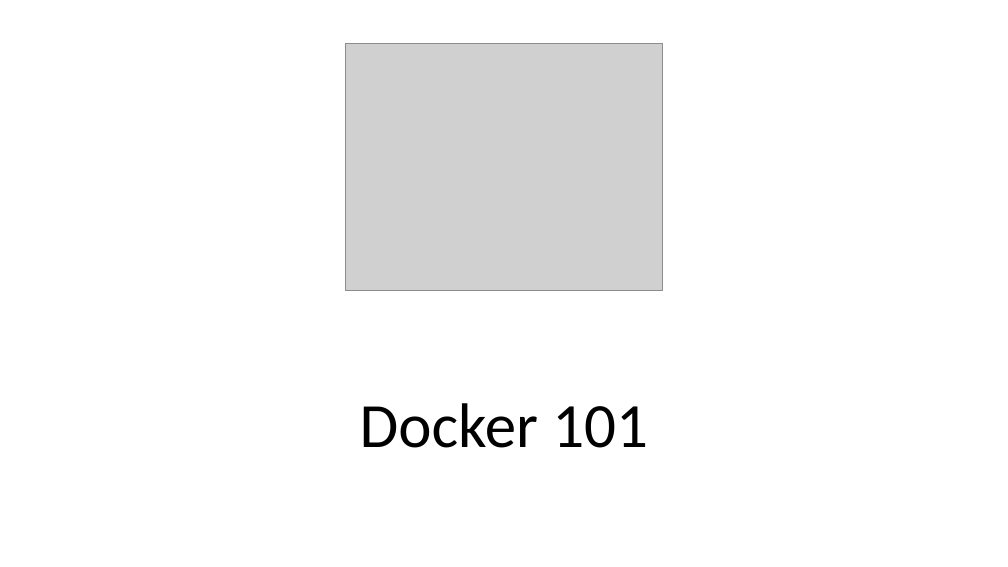
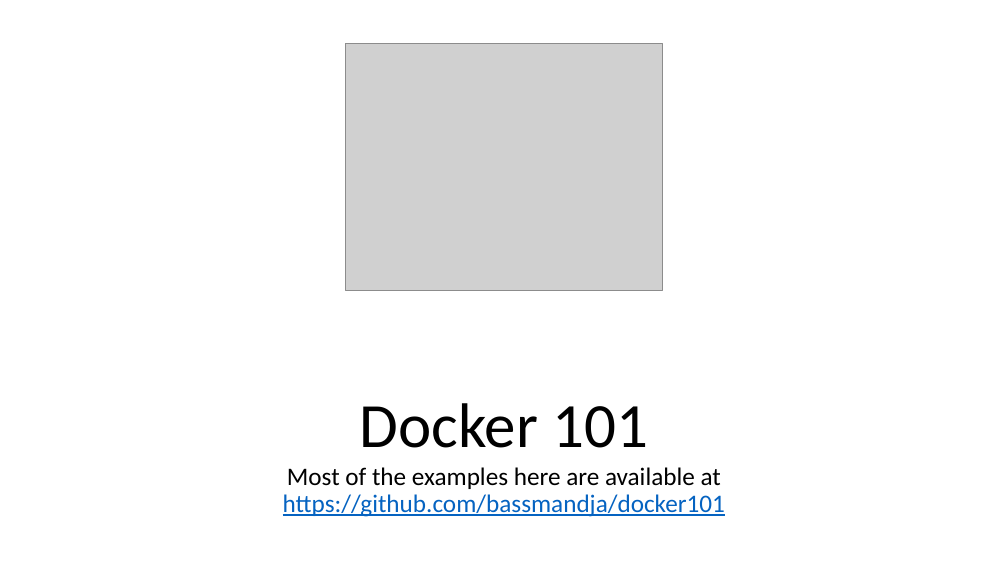
Before and after one commit to bassmandja/docker101, a slide deck: slide 1 of Docker 101.pptx. Drawn at 1008x567 pixels with LibreOffice and Linux fonts; fonts in the diff are those of the drawing; grey boxes stand for pictures. Boxes give left, top, right and bottom in pixels: in the first picture for what was removed or moved away, otherwise in the second. Text is boxed around its words. In the diff, an @@ line names an element or a change of style, - is before the commit and + after.

Commit message:
More edits to PowerPoint

```diff
--- a/Docker 101.pptx
+++ b/Docker 101.pptx
@@ subtitle added at (x1=283, y1=467, x2=725, y2=517), 24 pt, text #0563C1, underline @@
+Most of the examples here are available at https://github.com/bassmandja/docker101
```
